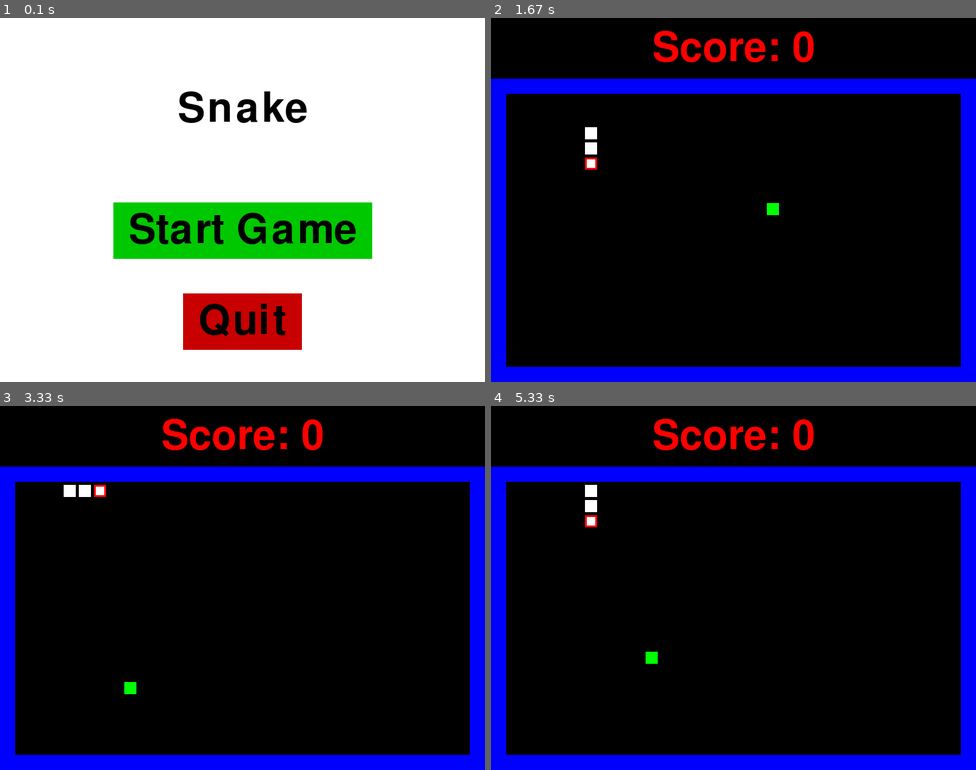
Above: before the commit, frames 1-4 (two rows, left to right).
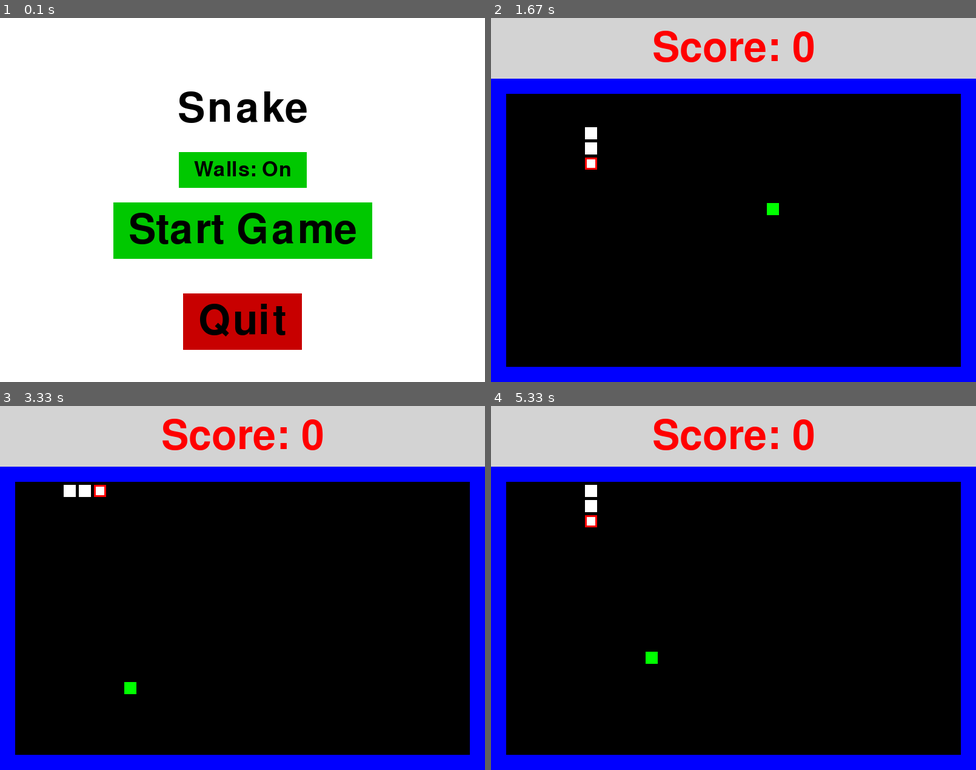
Above: after the commit, the same moments.

Repository: danlls/snake-pygame
Game: pygame game, started from main.py
Same seed, same stepped clock (60 frames per second), same inputs: the game is played once before the commit and once after it.
Inputs (mouse positions are in pixels of both pictures, inside the frame that each line leads up to):
- Up to frame 1 (0.1 s): no input
- Up to frame 2 (1.67 s): click "Start Game" at 0.4 s; hold Up 0.67-1.13 s; move the mouse to (714, 214) at 0.7 s; click "Try Again" at 1.23 s; hold Down from 1.5 s (still down); move the mouse to (617, 203) at 1.53 s
- Up to frame 3 (3.33 s): release Down at 1.8 s; hold Left 1.83-2.23 s; click "Try Again" at 2.33 s; hold Up 2.6-2.97 s; move the mouse to (315, 460) at 2.63 s; click (300, 620) at 3.07 s
- Up to frame 4 (5.33 s): hold Down 3.33-3.7 s; move the mouse to (607, 453) at 3.37 s; click "Try Again" at 4.3 s; hold Up 4.57-4.87 s; move the mouse to (709, 682) at 4.6 s; click (733, 631) at 4.97 s; hold Down from 5.23 s (still down); move the mouse to (718, 526) at 5.27 s

The runs differ from the first frame. In frame 1, 2.6% of the frame differs, in the area x 36-64%, y 36-47%; in frame 2, 16%, in the area x 0-100%, y 0-17%; in frame 3, 16%; in frame 4, 16%.

Commit message:
Ref #15 -- Allow disable walls
Closes #15

Diff:
--- a/main.py
+++ b/main.py
@@ -12,6 +12,7 @@
 RED = (255, 0, 0)
 DARK_GREEN = (0, 200, 0)
 DARK_RED = (200, 0, 0)
+GREY = (211, 211, 211)
 
 # Size of each snake segments
 SEGMENT_WIDTH = 20
@@ -93,14 +94,22 @@
         self.x_vel = 0
         self.y_vel = 1 * (self.segment_size)
 
-    def move(self):
+    def move(self, bound):
         # Simulate movement by removing last segment, and adding new segment
         # infront of head based on current velocity
         self.pop()
 
         # New segment
         x = self.head().x + self.x_vel
+        if x > bound['max_x']:
+            x = bound['min_x'] + SEGMENT_MARGIN
+        elif x < bound['min_x']:
+            x = bound['max_x'] + SEGMENT_MARGIN
         y = self.head().y + self.y_vel
+        if y > bound['max_y']:
+            y = bound['min_y'] + SEGMENT_MARGIN
+        elif y < bound['min_y']:
+            y = bound['max_y'] + SEGMENT_MARGIN
         self.add_segment(x, y, 0)
 
     def collides(self, sprite1):
@@ -194,6 +203,9 @@
         self.font = pygame.font.Font(None, 100)
         self.eat_sound = pygame.mixer.Sound(SOUND_DIR + '8biteat.wav')
 
+        self.walls_toggle = "On"
+        self.toggle_font = pygame.font.Font(None, 50)
+
         self.clock = pygame.time.Clock()
 
 
@@ -217,19 +229,20 @@
         }
 
         # Build walls
-        wall_color = BLUE
-        wall_list = [
-            Wall(wall_color, (self.game_bound['min_x'],self.game_bound['min_y']),
-                            (self.game_bound['max_x'], self.game_bound['min_y']), WALL_THICKNESS),
-            Wall(wall_color, (self.game_bound['max_x']-WALL_THICKNESS, self.game_bound['min_y']),
-                            (self.game_bound['max_x']-WALL_THICKNESS, self.game_bound['max_y']), WALL_THICKNESS),
-            Wall(wall_color, (self.game_bound['min_x'], self.game_bound['max_y']-WALL_THICKNESS),
-                            (self.game_bound['max_x']-WALL_THICKNESS, self.game_bound['max_y']-WALL_THICKNESS), WALL_THICKNESS),
-            Wall(wall_color, (self.game_bound['min_x'],self.game_bound['min_y']),
-                            (self.game_bound['min_x'],self.game_bound['max_y']), WALL_THICKNESS)
-        ]
-        self.walls = pygame.sprite.Group()
-        self.walls.add(wall_list)
+        if self.walls_toggle == "On":
+            wall_color = BLUE
+            wall_list = [
+                Wall(wall_color, (self.game_bound['min_x'],self.game_bound['min_y']),
+                                (self.game_bound['max_x'], self.game_bound['min_y']), WALL_THICKNESS),
+                Wall(wall_color, (self.game_bound['max_x']-WALL_THICKNESS, self.game_bound['min_y']),
+                                (self.game_bound['max_x']-WALL_THICKNESS, self.game_bound['max_y']), WALL_THICKNESS),
+                Wall(wall_color, (self.game_bound['min_x'], self.game_bound['max_y']-WALL_THICKNESS),
+                                (self.game_bound['max_x']-WALL_THICKNESS, self.game_bound['max_y']-WALL_THICKNESS), WALL_THICKNESS),
+                Wall(wall_color, (self.game_bound['min_x'],self.game_bound['min_y']),
+                                (self.game_bound['min_x'],self.game_bound['max_y']), WALL_THICKNESS)
+            ]
+            self.walls = pygame.sprite.Group()
+            self.walls.add(wall_list)
 
         # Build food
         self.food = Food((self.game_bound['min_x'] + WALL_THICKNESS, self.game_bound['max_x']-WALL_THICKNESS),
@@ -264,14 +277,16 @@
 
             # Fill background to delete previous drawn sprites
             self.screen.fill(BLACK)
-            self.score_board.fill(BLACK)
+            self.score_board.fill(GREY)
 
             # Get score
             self.score_text = self.font.render("Score: " + str(self.score), True, RED)
 
             # Update
-            self.snake.move()
-            self.walls.draw(self.screen)
+            self.snake.move(self.game_bound)
+            if self.walls_toggle == "On":
+                self.walls.draw(self.screen)
+
             self.food.draw(self.screen)
             self.snake.draw(self.screen)
             self.score_board.blit(self.score_text, self.score_text_pos)
@@ -280,9 +295,15 @@
             pygame.draw.rect(self.screen, RED, self.snake.head().rect, 3)
 
             # Collision detection
-            if self.snake.collides_any(self.walls) or self.snake.collides_any(self.snake.tail()):
-                self.running = False
-                self.game_end()
+            if self.walls_toggle == "On":
+                if self.snake.collides_any(self.walls) or self.snake.collides_any(self.snake.tail()):
+                    self.running = False
+                    self.game_end()
+            else:
+                if self.snake.collides_any(self.snake.tail()):
+                    self.running = False
+                    self.game_end()
+
             if self.snake.collides(self.food):
                 self.eat_sound.play()
                 self.score += 1
@@ -318,9 +339,14 @@
             quit_pos = quit_text.get_rect()
             quit_pos.center = ((self.intro_text_pos.centerx), (self.intro_text_pos.centery+350))
 
+            walls_toggle_text = self.toggle_font.render("Walls: {}".format(self.walls_toggle), True, BLACK)
+            walls_toggle_pos = walls_toggle_text.get_rect()
+            walls_toggle_pos.center = ((self.intro_text_pos.centerx), (self.intro_text_pos.centery+100))
+
             # Paddings
             start_button_rect = start_pos.inflate(button_padx, button_pady)
             quit_button_rect = quit_pos.inflate(button_padx, button_pady)
+            walls_toggle_rect = walls_toggle_pos.inflate(button_padx, button_pady)
 
             # Get mouse action
             mouse_pos = pygame.mouse.get_pos()
@@ -339,9 +365,20 @@
                 if mouse_click[0]: self.quit()
             pygame.draw.rect(self.screen, button_color, quit_button_rect)
 
+            button_color = DARK_GREEN
+            if walls_toggle_rect.collidepoint(mouse_pos):
+                button_color = GREEN
+                if mouse_click[0]:
+                    if self.walls_toggle == "On":
+                        self.walls_toggle = "Off"
+                    else:
+                        self.walls_toggle = "On"
+            pygame.draw.rect(self.screen, button_color, walls_toggle_rect)
+
             # Draw text
             self.screen.blit(start_text, start_pos)
             self.screen.blit(quit_text, quit_pos)
+            self.screen.blit(walls_toggle_text, walls_toggle_pos)
 
             pygame.display.update()
             self.clock.tick(FRAMERATE)
